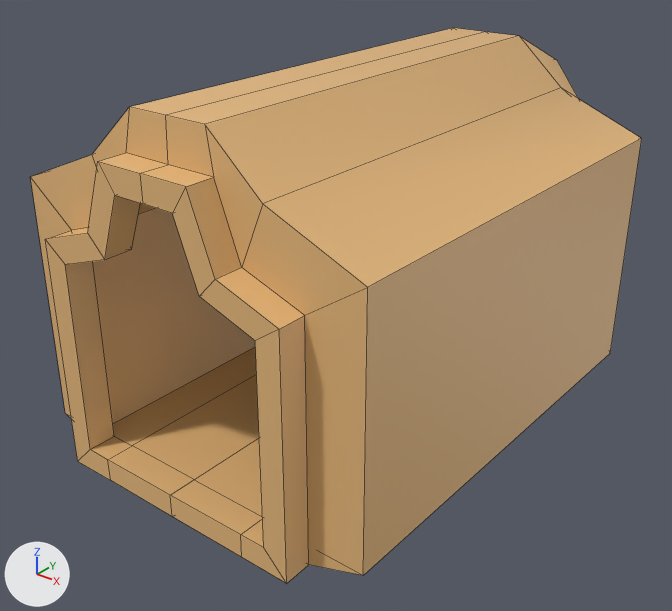
The FBX model Assets/models/Ruins/Ruins3/RuinsBigChamber.fbx as it was, and as the next commit left it.
The view is the same before and after, from a 50 mm lens placed at (127.6, -102.9, 122.1), pointed at (-2.0, 59.1, 21.7). Every picture has the same lights, and +X, +Y and +Z are marked at lower left. Mesh edges are drawn as thin lines. Where no turn or scale is listed for an object, it has been applied to the vertices. Vertices at the same position are counted once.

In view in the first picture: 'Chamber'.
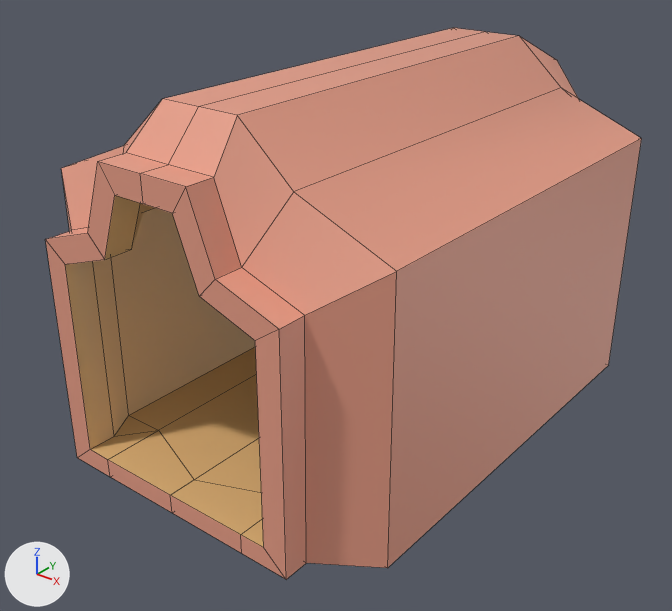
Pixel boxes [x1, y1, x2, y2] of what changed, in the pictures (672 x 611 px; the box of a moved part takes in the faces that stretch with it):
'Chamber', reshaped, recoloured
    before: [30, 28, 642, 583]
    after: [45, 28, 642, 580]
part 1 of me_cube_061, moved or reshaped
    before: [46, 241, 287, 583]
    after: [46, 241, 286, 579]
part 2 of me_cube_061, moved or reshaped
    before: [92, 28, 561, 266]
    after: [123, 28, 561, 266]
part 3 of me_cube_061, moved or reshaped
    both: [91, 208, 259, 495]
part 4 of me_cube_061, moved or reshaped
    both: [171, 438, 264, 548]
part 5 of me_cube_061, moved or reshaped
    before: [30, 155, 97, 418]
    after: [61, 146, 124, 231]
part 6 of me_cube_061, moved or reshaped
    before: [242, 88, 642, 575]
    after: [242, 88, 642, 568]
part 7 of me_cube_061, recoloured
    both: [45, 153, 305, 341]
part 8 of me_cube_061, recoloured
    both: [521, 37, 579, 99]

The edits, one by one:
Material 'Rock' (mat_rock) is new.
Its base color is (0.8, 0.338, 0.24) (beige #e79d86).
me_cube_061 is used by ob_chamber; location (0.0, 0.0, 0.0).
me_cube_061 had 124 vertices, 118 faces and spanned x -45.8..45.8, y 0.5..139.7, z -5.8..79.7.
me_cube_061 now has 124 vertices, 118 faces and spans x -45.8..45.8, y 0.5..139.7, z -5.2..79.7.
me_cube_061 part 1: 9 of the vertices in x -32.6..32.6, y 0.5..7.3, z -5.8 are moved by (0.0, 0.0, 1.0).
me_cube_061 part 2: 12 of the vertices in x -31.3..31.3, y 7.5..8.2, z 48.9..79.7 are moved by (0.0, 8.1, 0.0).
me_cube_061 part 3: 2 of the vertices in x -31.3..-20.6, y 7.5, z -0.1 are moved by (0.0, 8.1, 0.0).
me_cube_061 part 4: 2 of the vertices in x 20.6..31.3, y 7.5, z -0.1 are moved by (0.0, 8.1, 0.0).
me_cube_061 part 5: 1 of the vertices in x -45.8, y 7.7, z 58.9 are moved by (0.0, 8.1, 0.0).
me_cube_061 part 6: 1 of the vertices in x 45.8, y 7.7, z 58.9 are moved by (0.0, 8.1, 0.0).
me_cube_061 part 7: 36 of the faces centred in x -39.2..39.2, y 0.5..7.5, z -5.8..75.2 switch from mat_ruinsdoor (beige #e7b97c) to mat_rock (beige #e79d86).
me_cube_061 part 8: 30 of the faces centred in x -39.2..39.2, y 129.9..139.7, z -1.4..75.2 switch from mat_ruinsdoor (beige #e7b97c) to mat_rock (beige #e79d86).
